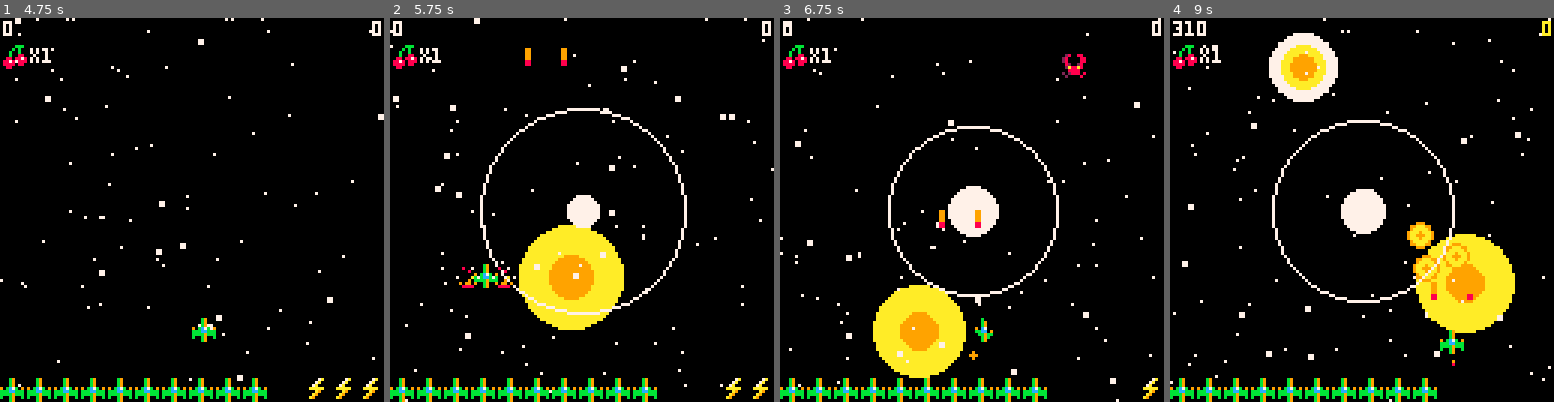
Above: before the commit, frames 1-4 (left to right).
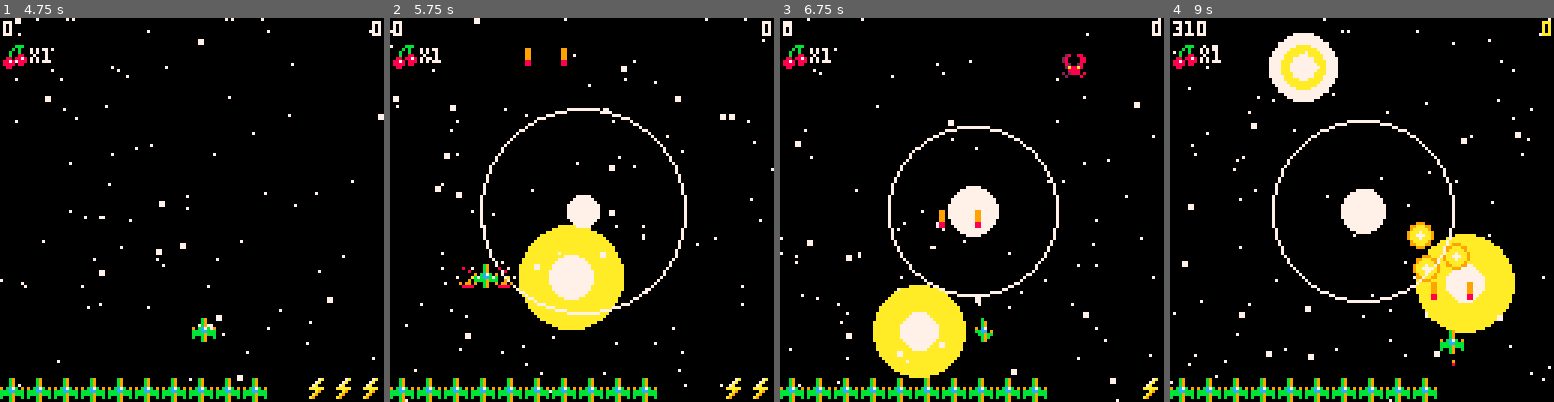
Above: after the commit, the same moments.

Repository: goblindriver/murdercrab
Game: PICO-8 cartridge pico8/murdercrab.p8
Two runs of this game, one before a commit and one after it. Both use one fixed random seed, a clock stepped at 60 frames per second and the inputs below.
Inputs:
- Up to frame 1 (4.75 s): tap X (X key) at 0.33, 1.07, 1.85, 2.97, 4.08 s; tap O (Z key) at 0.7, 1.7, 2.1, 2.5, 2.9, 3.3, 3.7, 4.1, 4.5 s; hold Right 1.6-2.1 s; hold Up 2.15-2.42 s; hold Right 2.47-3.03 s; hold Left 3.08-3.58 s; hold Down 3.63-3.97 s; hold Right 4.02-4.68 s; hold Up from 4.73 s (still down)
- Up to frame 2 (5.75 s): tap O (Z key) at 4.9, 5.3, 5.7 s; release Up at 5.03 s; hold Left 5.08-5.68 s; tap X (X key) at 5.2 s; hold Down from 5.73 s (still down)
- Up to frame 3 (6.75 s): release Down at 6.03 s; hold Right 6.08-6.58 s; tap O (Z key) at 6.1, 6.5 s; tap X (X key) at 6.32 s; hold Right from 6.63 s (still down)
- Up to frame 4 (9 s): tap O (Z key) every 0.4 s from 6.9 to 8.9 s; release Right at 7.13 s; hold Up 7.18-7.45 s; tap X (X key) at 7.43, 8.55 s; hold Right 7.5-8.07 s; hold Left 8.12-8.62 s; hold Down from 8.67 s (still down)

Frame 1 is identical in both runs. In frame 2, 1.0% of the frame differs, in the area x 41-54%, y 61-74%; in frame 3, 0.8%; in frame 4, 1.1%, in the area x 31-83%, y 9-75%.

Commit message:
refactor: rank = multiplier, visceral explosions, sprite tint
Rank system overhaul:
- Rank now derived from score multiplier (rank = multiplier - 1)
- No more artificial kill-counting increments
- Getting hit resets multiplier which naturally drops rank
- Reward: bonus cherry drops scale with rank (risk = reward)

Visuals:
- White-hot explosion flash on first frame
- Hit feedback spawns scatter sparks, bigger shake
- Replace shield-like aura with sprite palette tint at high rank
- Remove engine trail sparks

Balance:
- Normal enemy HP capped at 3 (was 4)

Co-Authored-By: Claude Opus 4.6 (1M context) <noreply@anthropic.com>

Diff:
--- a/pico8/murdercrab.p8
+++ b/pico8/murdercrab.p8
@@ -476,7 +476,6 @@
   bomb_effect_timer = 0
   spawn_timer = 0
   shoot_cd = 0
-  rank = 0
   update_spawn_delay()
 
   player = {
@@ -533,12 +532,13 @@
 function draw_player()
   if player.invincible_timer > 0 and time() % 0.2 < 0.1 then return end
 
-  -- rank aura
+  -- rank glow: sprite palette tint
   if rank >= 3 then
-    circfill(player.x + 4, player.y + 4, 5 + sin(time() * 4) * rank * 0.3, rank >= 7 and 8 or 12)
-  end
-
+    pal(11, rank >= 7 and 8 or 10)
+    pal(3, rank >= 7 and 9 or 11)
+  end
   spr(player.sprite, player.x, player.y)
+  pal()
 
   if player.thrust_frame > 0 then
     local x, y = player.x + 4, player.y + 8
@@ -547,10 +547,6 @@
     pset(x + h, y + 1 + f, 8 + f)
     pset(x + h + (f - 1), y + 2, 9)
     if rnd(1) < 0.7 then pset(x + h, y + 2 + f, 8) end
-    -- engine trail sparks
-    if rnd(1) < 0.5 then
-      add(explosions, {x = x + h + rnd(2) - 1, y = y + 2 + rnd(3), radius = 0.5, max_radius = 2, life = 3, color = 9 + flr(rnd(2))})
-    end
   end
 end
 
@@ -578,7 +574,6 @@
   create_hit_feedback(player.x + 4, player.y + 4)
   score_multiplier = 1
   score_streak = 0
-  rank = max(0, rank - 1)
 
   if player.health <= 0 then
     create_explosion_chain(player.x + 4, player.y + 4, 5, 16)
@@ -644,7 +639,7 @@
     shoot_interval = interval,
     weapon = rnd(1) < 0.5 and "shotgun" or "burst",
     burst_count = 0,
-    type = "normal", health = min(4, current_level + game_loop - 1),
+    type = "normal", health = min(3, current_level + game_loop - 1),
     dx = 0, dy = 0, state = 0,
     hover_y = 20 + rnd(15),
     dir = rnd(1) < 0.5 and -1 or 1,
@@ -1052,7 +1047,6 @@
         if score_streak >= S_STRK then
           score_multiplier += 1
           score_streak = 0
-          rank = min(10, rank + 0.3)
           shake_amount = 2
         end
       end
@@ -1098,8 +1092,11 @@
 end
 
 function create_hit_feedback(x, y)
-  add(explosions, {x = x, y = y, radius = 1, max_radius = 4 + rnd(4), life = 5, color = 8 + flr(rnd(3))})
-  shake_amount = 1 + flr(rnd(2))
+  add(explosions, {x = x, y = y, radius = 1, max_radius = 6 + rnd(4), life = 6, color = 8 + flr(rnd(3))})
+  for i = 1, 2 do
+    add(explosions, {x = x + rnd(8) - 4, y = y + rnd(8) - 4, radius = 0.5, max_radius = 3, life = 4, color = 9 + flr(rnd(2))})
+  end
+  shake_amount = 2 + flr(rnd(2))
   sfx(6, 3)
 end
 
@@ -1139,9 +1136,10 @@
 
 function draw_explosions()
   for e in all(explosions) do
+    if e.radius < 2 then circfill(e.x, e.y, e.radius + 2, 7) end
     circfill(e.x, e.y, e.radius, e.color)
     circfill(e.x, e.y, e.radius * 0.7, 10)
-    circfill(e.x, e.y, e.radius * 0.4, 9)
+    circfill(e.x, e.y, e.radius * 0.4, 7)
 
     if e.radius < e.max_radius - 2 then
       for i = 1, 5 do
@@ -1167,7 +1165,6 @@
     bomb_active = true
     bomb_timer = BMB_DUR
     player.bombs -= 1
-    rank = max(0, rank - 0.5)
 
     for i = 1, 3 do
       add(explosions, {
@@ -1286,11 +1283,11 @@
           if enemy.health <= 0 then
             add_score(S_NRM)
             enemy_kill_count += 1
-            rank = min(10, rank + 0.15)
             create_explosion_chain(enemy.x + 4, enemy.y + 4, 3, 10)
             shake_amount = 3
             del(enemies, enemy)
             if rnd(1) < 0.9 then spawn_powerup_explosion(enemy.x, enemy.y) end
+            if rank >= 2 and rnd(10) < rank then spawn_powerup(enemy.x, enemy.y, "score", 50) end
           else
             create_hit_feedback(bullet.x, bullet.y)
             enemy.y -= 3
@@ -1411,6 +1408,7 @@
 -- main game update
 ----------------------------------------
 function update_game()
+  rank = min(10, score_multiplier - 1)
   update_explosions()
   update_bomb_effect()
   update_powerups()
@@ -1522,7 +1520,6 @@
     if game_over_grace <= 0 and credits > 0 and btnp(4) then
       credits -= 1
       credits_used += 1
-      rank = 0
       game_over = false
       game_over_timer = 300
       game_over_grace = 30
